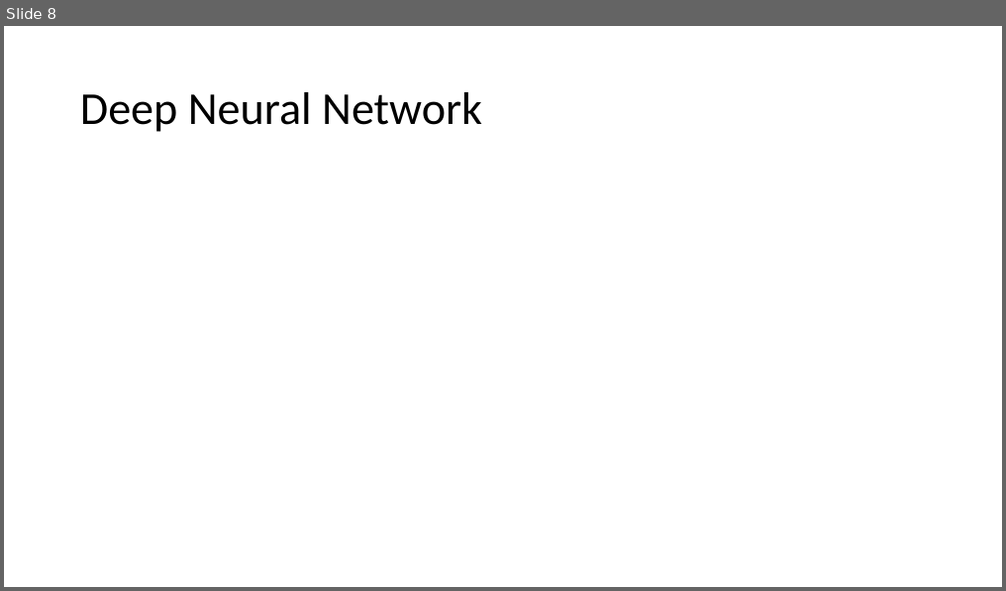
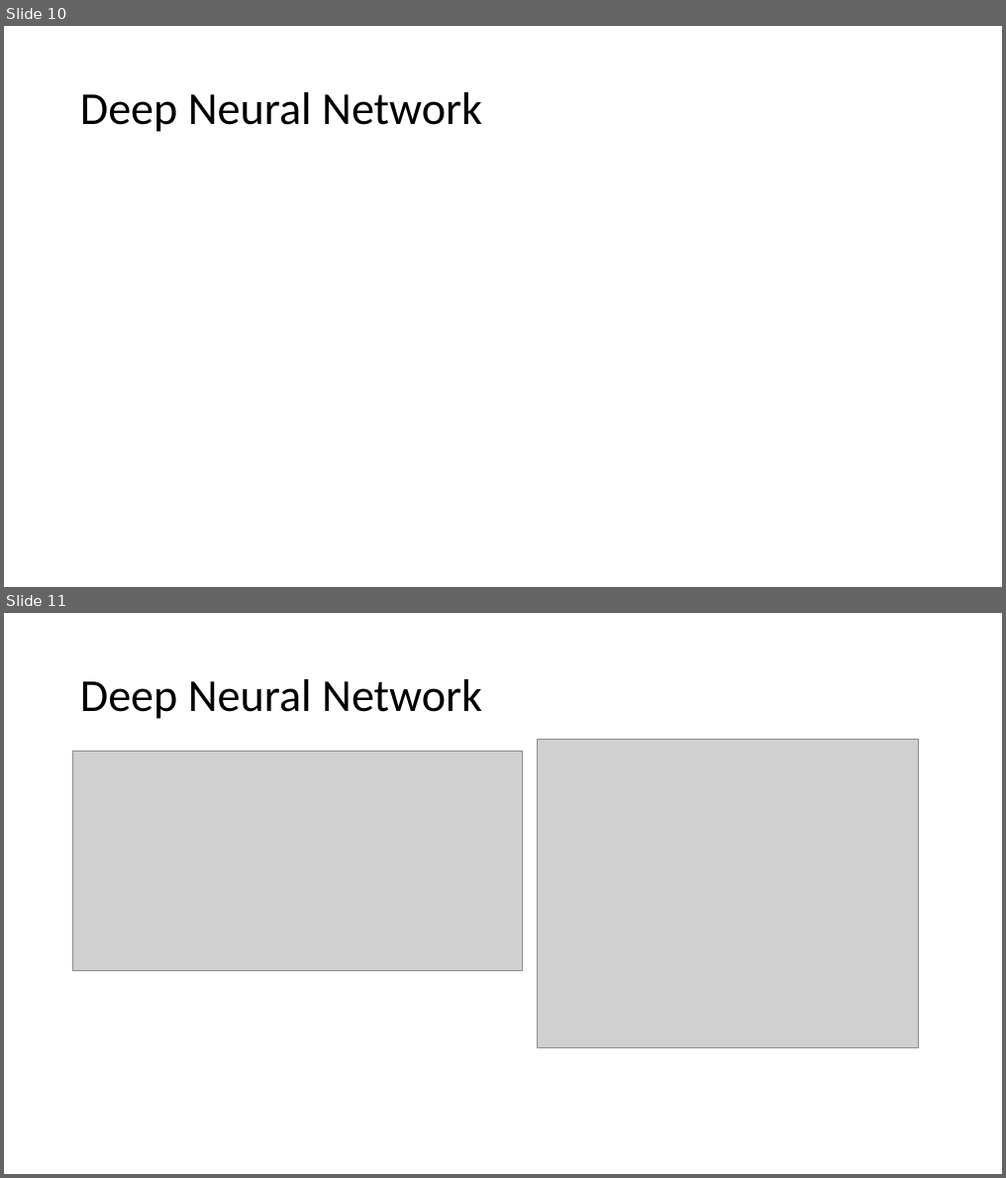
Before and after one commit to allidoiswen/GhostMode, a slide deck: Credit_Card_Fraud_Presentation.pptx. Shown one above the other, each under a label of ours: slide 8 before the commit, slides 10 and 11 after it. The pictures are 1006x591 and 1006x1178 pixels, drawn with LibreOffice and Linux fonts; fonts in the diff are those of the drawing; grey boxes stand for pictures; background and template pictures are left out. Boxes give left, top, right and bottom in pixels: in the first picture for what was removed or moved away, otherwise in the second. Text is boxed around its words. In the diff, an @@ line names an element or a change of style, - is before the commit and + after.

```diff
--- a/Credit_Card_Fraud_Presentation.pptx
+++ b/Credit_Card_Fraud_Presentation.pptx
@@ slide 11 added at (x1=4, y1=613, x2=1002, y2=1174), background picture (left out) @@
@@ title added at (x1=80, y1=679, x2=482, y2=719), 44 pt, text #000000 @@
+Deep Neural Network
@@ picture added at (x1=73, y1=752, x2=523, y2=970) @@
@@ picture added at (x1=538, y1=740, x2=919, y2=1048) @@
@@ what was slide 8 is now slide 10 @@
```
Also in this commit, not shown: 3 slides changed, 6 other slides added.
